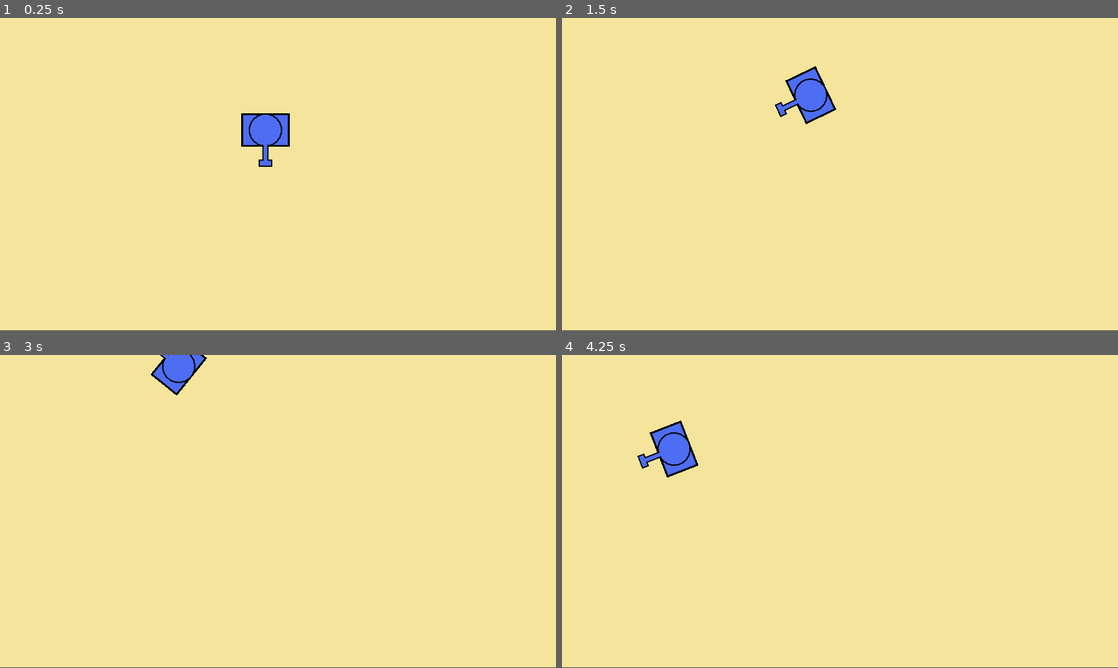
Above: before the commit, frames 1-4 (two rows, left to right).
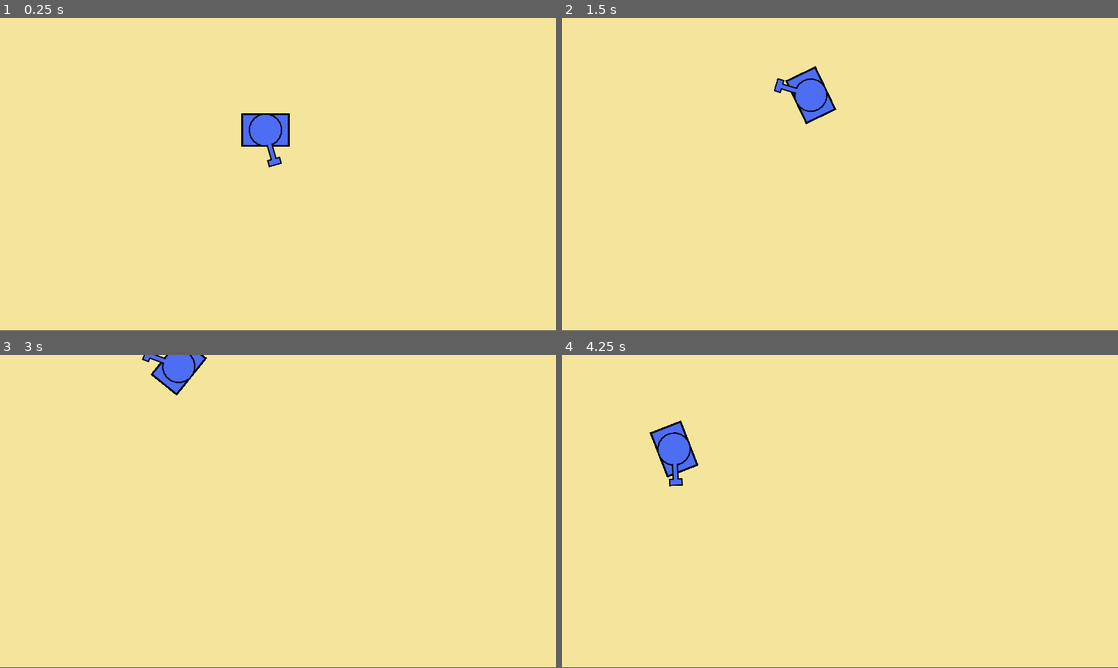
Above: after the commit, the same moments.

Repository: LandonPyko/EECS-581-Project-3-Final-Sprint
Game: Godot game, scene res://stage.tscn
Same seed, same stepped clock (60 frames per second), same inputs: the game is played once before the commit and once after it.
Inputs (mouse positions are in pixels of both pictures, inside the frame that each line leads up to):
- Up to frame 1 (0.25 s): no input
- Up to frame 2 (1.5 s): tap Enter at 0.5 s; move the mouse to (962, 158) at 0.52 s; hold D (right) 0.53-1.28 s; move the mouse to (728, 190) at 1.27 s; hold S (down) from 1.28 s (still down)
- Up to frame 3 (3 s): move the mouse to (333, 442) at 2.02 s; release S (down) at 2.03 s; hold D (right) 2.03-2.78 s; move the mouse to (250, 574) at 2.77 s; hold W (up) from 2.78 s (still down)
- Up to frame 4 (4.25 s): move the mouse to (1006, 558) at 3.52 s; release W (up) at 3.53 s; hold A (left) from 3.53 s (still down)

The runs differ from the first frame. In frame 1, 0.2% of the frame differs, in the area x 44-51%, y 30-48%; in frame 2, 0.3%, in the area x 38-48%, y 19-32%; in frame 3, 0.1%; in frame 4, 0.3%.

Commit message:
Added naive turret rotation.
Added a two lines of code to make turret turn towards mouse. Does not account for if mouse is outside window, or even if it's on the same screen.

Diff:
--- a/playerTank.tscn
+++ b/playerTank.tscn
@@ -15,9 +15,11 @@
 texture = ExtResource("1_34nvi")
 
 [node name="tankGun" type="Sprite2D" parent="."]
-position = Vector2(-2.38419e-07, 21)
+position = Vector2(-2.38419e-07, 5.72205e-06)
+rotation = -1.5708
 scale = Vector2(1.27778, 1.27011)
 texture = ExtResource("2_4jpt4")
+offset = Vector2(0, 16.534)
 
 [node name="CollisionShape2D" type="CollisionShape2D" parent="."]
 position = Vector2(-0.5, 0)
--- a/player_tank.gd
+++ b/player_tank.gd
@@ -5,11 +5,17 @@
 
 var rotation_direction = 0
 
+
 func get_input():
 	rotation_direction = Input.get_axis("left", "right")
 	velocity = transform.x * Input.get_axis("down", "up") * speed
 
+	#MAKE TURRENT TURN TOWARDS MOUSE
+	var target = get_viewport().get_mouse_position()
+	$tankGun.rotation = target.angle_to_point(position)-deg_to_rad(-90)
+
 func _physics_process(delta):
+
 	get_input()
 	rotation += rotation_direction * rotation_speed * delta
 	move_and_slide()
--- a/project.godot
+++ b/project.godot
@@ -18,6 +18,10 @@
 [display]
 
 window/stretch/mode="canvas_items"
+
+[dotnet]
+
+project/assembly_name="Tanks"
 
 [input]
 
